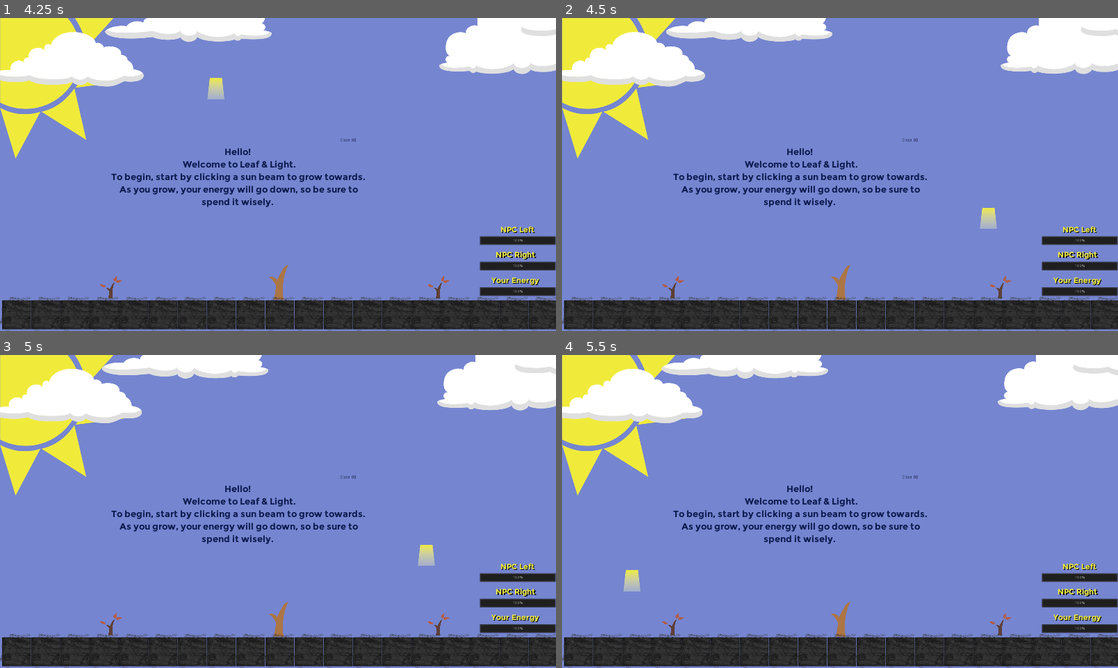
Above: before the commit, frames 1-4 (two rows, left to right).
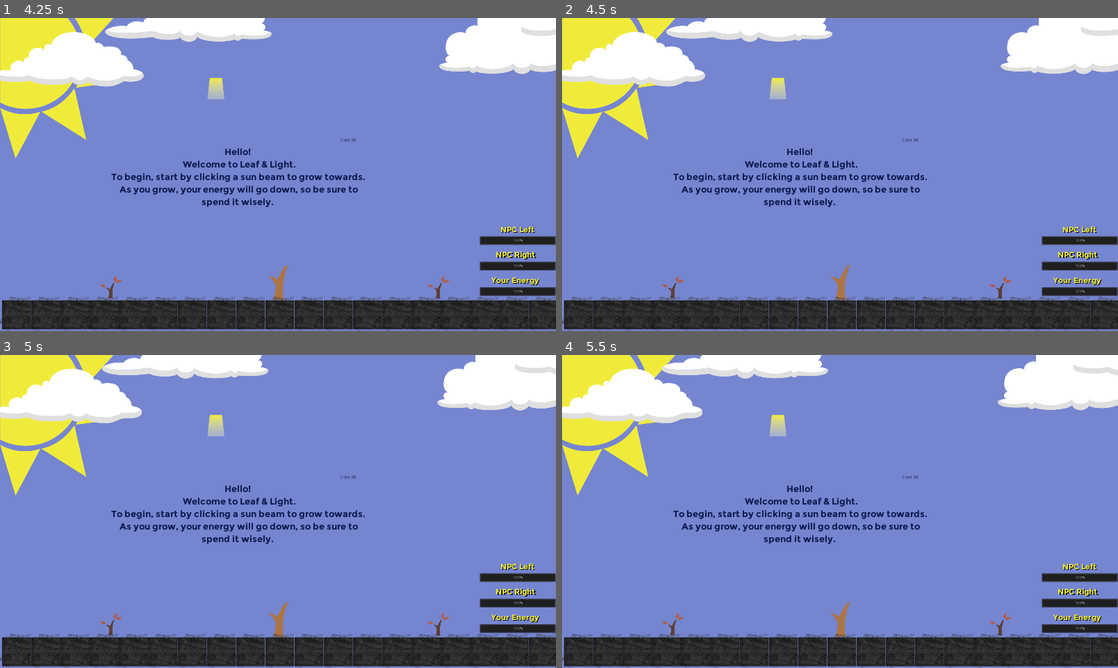
Above: after the commit, the same moments.

Repository: ibryanUW/leaf_light
Game: Godot game, scene res://main_menu/menu_screen.tscn
Two runs of this game, one before a commit and one after it. Both use one fixed random seed, a clock stepped at 60 frames per second and the inputs below.
Inputs (mouse positions are in pixels of both pictures, inside the frame that each line leads up to):
- Up to frame 1 (4.25 s): click (77, 130) at 0.5 s; move the mouse to (400, 158) at 1.27 s; press the mouse at (400, 158) at 1.28 s; move the mouse to (166, 190) at 2.02 s; release the mouse at (166, 190) at 2.03 s; click (166, 190) at 2.1 s; move the mouse to (333, 105) at 2.77 s; press the mouse at (333, 105) at 2.78 s; move the mouse to (250, 237) at 3.52 s; release the mouse at (250, 237) at 3.53 s; click (250, 237) at 3.6 s
- Up to frame 2 (4.5 s): move the mouse to (1006, 221) at 4.27 s; press the mouse at (1006, 221) at 4.28 s
- Up to frame 3 (5 s): no input
- Up to frame 4 (5.5 s): move the mouse to (673, 464) at 5.02 s; release the mouse at (673, 464) at 5.03 s; click (673, 464) at 5.1 s

Frame 1 is identical in both runs. In frame 2, 0.4% of the frame differs, in the area x 37-79%, y 19-68%; in frame 3, 0.4%; in frame 4, 0.4%, in the area x 11-41%, y 19-76%.

Commit message:
Mostly Complete
Couldn't figure out the proper logic for growing branches the correct distance because I messed up on the scope of Nodes created in code during gameplay.

Diff:
--- a/Scenes/main_game/NewGameScene.gd
+++ b/Scenes/main_game/NewGameScene.gd
@@ -10,43 +10,50 @@
 onready var npc_left = $"NonPlayerCharacterLeft"
 onready var npc_right = $"NonPlayerCharacterRight"
 
+var turn_counter
+
 func _ready():
 	print("Entering new game")
+	turn_counter = 0
 	new_game_screen.add_child(sun_gen)
 
-# Takes in an *event* parameter that is a global variable in GDScript
-# and is defined by the parameter provided to the `is_action_pressed()` function.
-# This function will act as the control over the 3 players and initiate
-# calls to the NPC's for their moves to be made.
 func _input(event):
-	if(event.is_action_pressed('click')):
-		if(sun_gen != null):
-			# Release current sunbeam object from memory and
-			# create a new one which gets new property data.
-			sun_gen.free()
-			sun_gen = SunlightTileGenerator.new()
-			new_game_screen.add_child(sun_gen)
+	if(event.is_action_pressed("click")):
+		playing_turn()
 
-			# Get distance and angle information
-			var sun = sun_gen.get_child(0).get_global_position()
-			var angle_to_sun_spot = abs(rad2deg(main_player.get_position().angle_to_point(sun)))
-			print(angle_to_sun_spot-90)
-			print(sun)
+#
+func playing_turn():
+	if(sun_gen != null):
+		# Release current sunbeam object from memory and
+		# create a new one which gets new property data.
+#		sun_gen.free()
+#		sun_gen = SunlightTileGenerator.new()
+#		new_game_screen.add_child(sun_gen)
+		turn_counter+=1
+		var current_angle_to_sun = get_angle_data(sun_gen) - 90
+		var current_sun_textrect_global_pos = sun_gen.get_global_position()
+		main_player.put_branch_on_tree(current_angle_to_sun, current_sun_textrect_global_pos, main_player.get_global_position(), main_player)
+		var grow_distance = main_player.get_global_position().distance_to(current_sun_textrect_global_pos)
+		main_player.set_growth_distance(grow_distance)
+		main_player.set_turn_count(turn_counter)
 
+
+#
 func player_collision_info():
 	print("rectangle coords of player sprite ", $"PlayerCharacter/Player".get_rect())
 	print($"PlayerCharacter/Player".get_rect().position * $"PlayerCharacter/Player".get_scale())
 	print($"PlayerCharacter/Player".get_texture().get_size())
 	print($"PlayerCharacter/PlayerCollisionBox".get_shape().get_extents().round())
 	print($"PlayerCharacter".get_position())
-#	get_sun_gen_coords()
 
-#func get_sun_gen_coords():
-#	var sun_collision_box = sun_gen.get_child(1).get_global_position()
-#	print(sun_collision_box)
-#	print(sun_gen.get_child(1).get_shape().get_extents())
-#	print($"PlayerCharacter".get_position().distance_to(sun_collision_box))
-#	print(rad2deg($"PlayerCharacter".get_position().angle_to(sun_collision_box)))
+
+func get_angle_data(current_sun_textrect):
+	# Get distance and angle information
+	var current_sun_textrect_pos = current_sun_textrect.get_child(0).get_global_position()
+	var angle_to_sun_spot = abs(rad2deg(main_player.get_position().angle_to_point(current_sun_textrect_pos)))
+	return angle_to_sun_spot
+#	print(angle_to_sun_spot-90)
+#	print(current_sun_textrect)
 
 # Checks signal emmited from close button on label and calls function
 # to remove the label from the screen.
--- a/Scenes/main_game/main_player.gd
+++ b/Scenes/main_game/main_player.gd
@@ -7,48 +7,49 @@
 onready var branch_collision_shape = CollisionShape2D.new()
 
 var turn_count = 0
+var how_far_to_grow = 0
 
-func make_move(current_angle):
-	if(current_angle >= 0):
-		pass
 
-func make_move_right():
-	print("moving right")
-	this_player.play_turn()
-	set_turn_count()
+#func make_move_right(point_to_grow_to):
+#	print("moving right")
+#	this_player.play_turn()
+#
+##	put_branch_on_tree()
+#
+#func make_move_left(point_to_grow_to):
+#	print("moving left")
+#	this_player.play_turn()
 
-func make_move_left():
-	this_player.play_turn()
-	set_turn_count()
-	print("moving left")
+#	put_branch_on_tree()
 
-func make_move_up():
-	this_player.play_turn()
-	set_turn_count()
-	print("moving up")
+func set_growth_distance(grow_dist):
+	how_far_to_grow = sqrt(grow_dist)
+	print("how far to grow ", how_far_to_grow)
+	return how_far_to_grow
 
-func put_branch_on_tree(parent_obj_origin):
+func put_branch_on_tree(angle, target_pos, origin_point, parent_obj):
 	branch.set_texture(branch_sprite_texture)
-
 	var btm_left_x = branch.texture.get_width()
 	var btm_left_y = branch.texture.get_height()
-	print("btm_x ", btm_left_x, " btm_y ", btm_left_y)
-	var top_right_x = parent_obj_origin.x + btm_left_x
-	var top_right_y = parent_obj_origin.y - btm_left_y
+	var texture_area = btm_left_x * btm_left_y
+	var sprite_spread = round(how_far_to_grow / btm_left_y)
+	print(sprite_spread)
 
-	print("x ", top_right_x, " y ", top_right_y)
+	for _i in sprite_spread:
+		var new_x = origin_point.x + btm_left_x
+		var new_y = origin_point.y - btm_left_y
+		branch.set_global_position(Vector2(new_x, new_y))
+		branch_hit_box.extents = Vector2(btm_left_x/2, btm_left_y/2)
 
-	branch.set_global_position(Vector2(top_right_x, top_right_y))
-	branch_hit_box.extents = Vector2(btm_left_x/2, btm_left_y/2)
+		branch_collision_shape.set_shape(branch_hit_box)
+		branch.add_child(branch_collision_shape)
 
-	branch_collision_shape.set_shape(branch_hit_box)
-	branch.add_child(branch_collision_shape)
-
-	print(branch_collision_shape.get_global_position())
-	return branch
+		print(branch_collision_shape.get_global_position())
+#		branch.look_at(target_pos)
+		parent_obj.add_child(branch)
 
 func get_turn_count():
 	return self.turn_count
 
-func set_turn_count():
+func set_turn_count(turn_counter):
 	turn_count+=1
